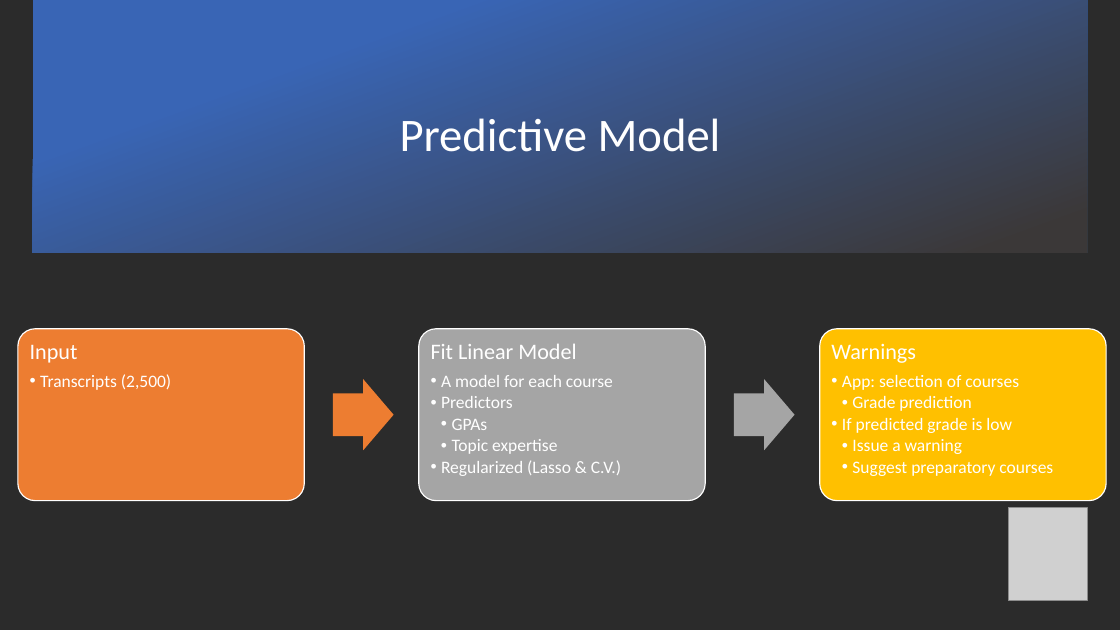
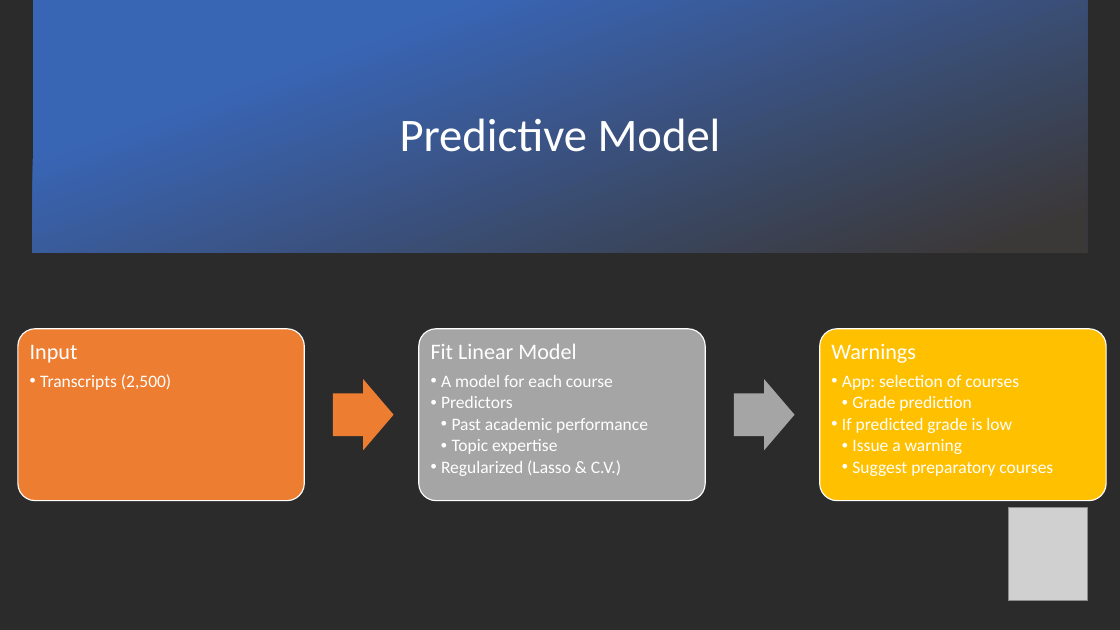
Before and after one commit to DARS-UM/DARS, a slide deck: slide 11 of Output/Communication Material/most recent version.pptx. Drawn at 1120x630 pixels with LibreOffice and Linux fonts; fonts in the diff are those of the drawing; grey boxes stand for pictures; background and template pictures are left out; a plain dark background stands for a picture behind light text. Boxes give left, top, right and bottom in pixels: in the first picture for what was removed or moved away, otherwise in the second. Text is boxed around its words. In the diff, an @@ line names an element or a change of style, - is before the commit and + after.

```diff
--- a/Output/Communication Material/most recent version.pptx
+++ b/Output/Communication Material/most recent version.pptx
@@ text at (x1=452, y1=418, x2=648, y2=433): text changed @@
-    •• GPAs
+    •• Past academic performance
```
Also in this commit, not shown: 6 other slides changed, 1 slide added, 1 slide removed, 6 other files.
